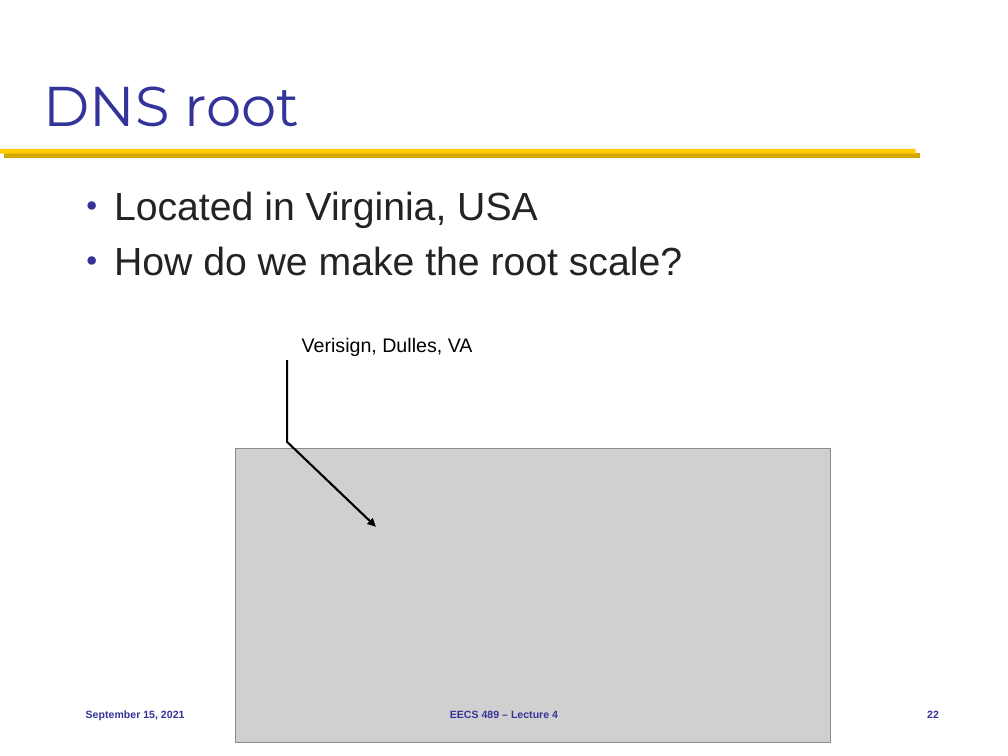
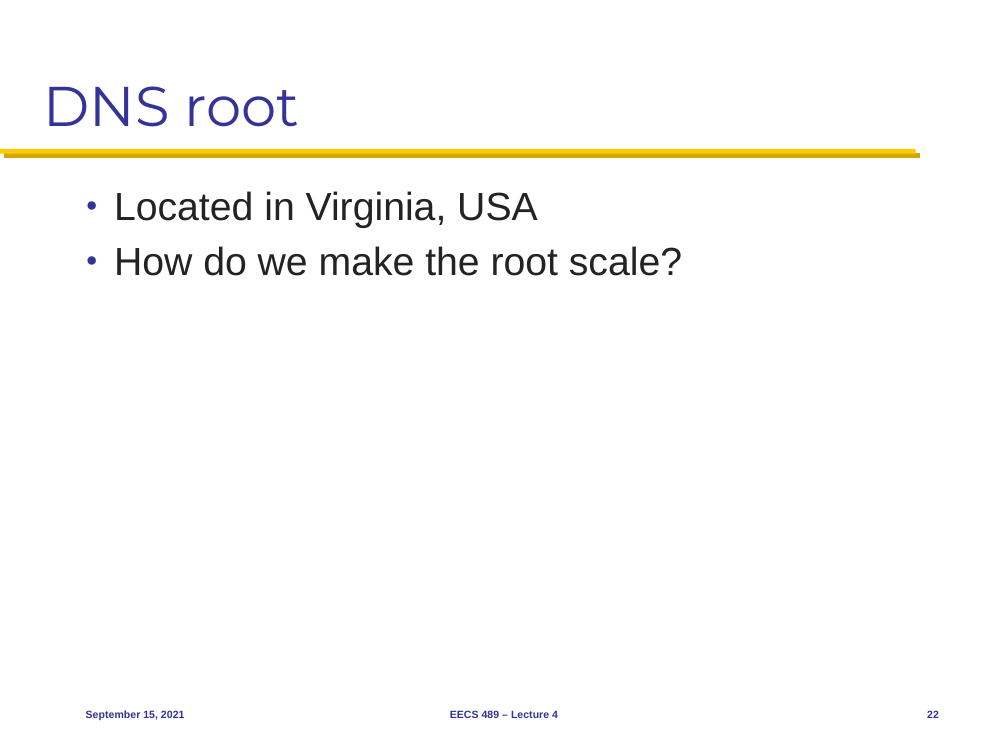
Before and after one commit to mosharaf/eecs489, a slide deck: slide 22 of Slides/091521.pptx. Drawn at 1008x756 pixels with LibreOffice and Linux fonts; fonts in the diff are those of the drawing; grey boxes stand for pictures. Boxes give left, top, right and bottom in pixels: in the first picture for what was removed or moved away, otherwise in the second. Text is boxed around its words. In the diff, an @@ line names an element or a change of style, - is before the commit and + after.

```diff
--- a/Slides/091521.pptx
+++ b/Slides/091521.pptx
@@ text removed at (302, 337, 473, 356) @@
-Verisign, Dulles, VA
@@ freeform shape removed at (287, 360, 376, 526) @@
@@ picture removed at (235, 449, 831, 743) @@
```
Also in this commit, not shown: 3 other slides changed.
